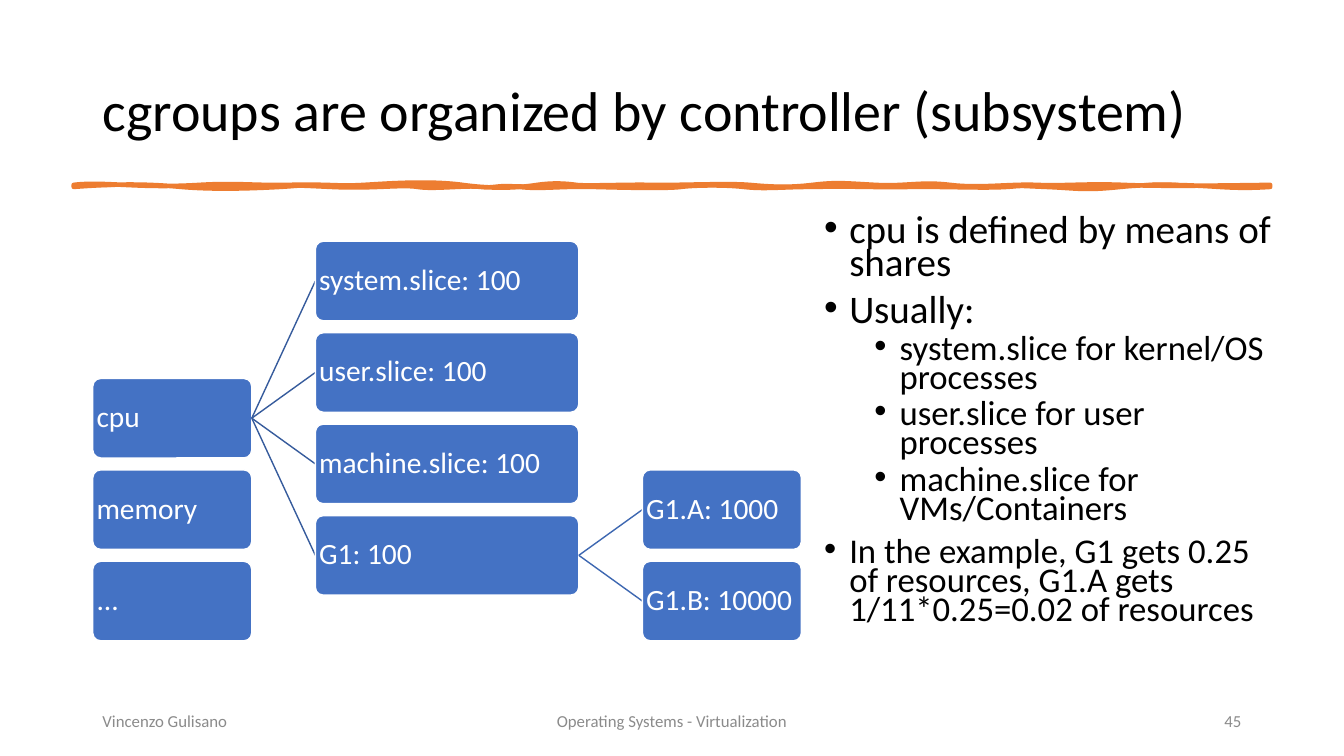
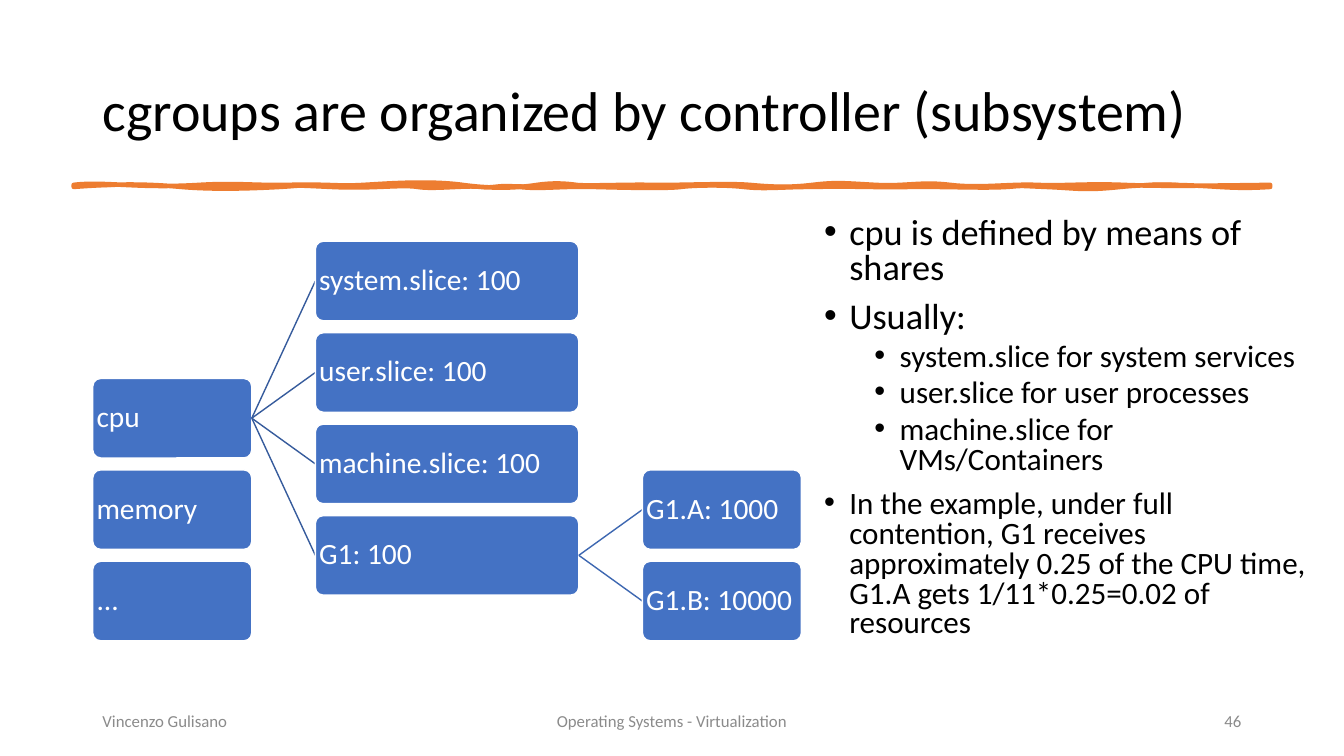
Before and after one commit to vincenzo-gulisano/os_material, a slide deck: slide 46 of slides/virtualization.pptx (slide 45 before the commit). Drawn at 1344x756 pixels with LibreOffice and Linux fonts; fonts in the diff are those of the drawing. Boxes give left, top, right and bottom in pixels: in the first picture for what was removed or moved away, otherwise in the second. Text is boxed around its words. In the diff, an @@ line names an element or a change of style, - is before the commit and + after.

```diff
--- a/slides/virtualization.pptx
+++ b/slides/virtualization.pptx
@@ text at [849,219,1249,472]: size 27.9 to 25.9 pt in "cpu is defined by means of shares", "Usually:"; size 24.8 to 22.2 pt in "user.slice for user processes", "machine.slice for VMs/Containers"; line spacing 0.7 to 0.8 @@
@@ text at [900,345,1295,372]: text changed; size 24.8 to 22.2 pt @@
-  • system.slice for kernel/OS processes
+  • system.slice for system services
@@ text at [849,492,1305,634]: text changed; size 24.8 to 22.2 pt @@
-• In the example, G1 gets 0.25 of resources, G1.A gets 1/11*0.25=0.02 of resources
+• In the example, under full contention, G1 receives approximately 0.25 of the CPU time, G1.A gets 1/11*0.25=0.02 of resources
@@ page number at [1224,716,1241,727]: text changed @@
-45
+46
```
Also in this commit, not shown: 8 other slides changed, 1 slide added, 1 other file.
